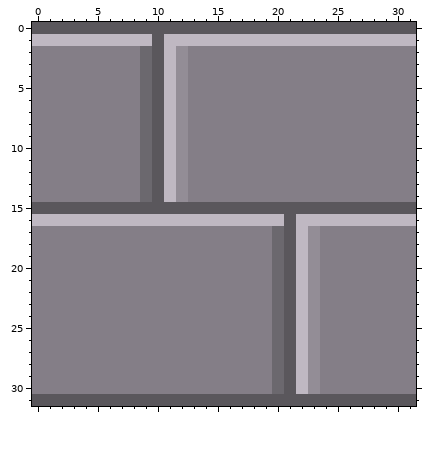
A pixel-art file gets an edit: Assets/Sprites/StoneMiddle.aseprite. Above: the version before the commit.
32x32 pixels, 1 frame.
And afterwards:
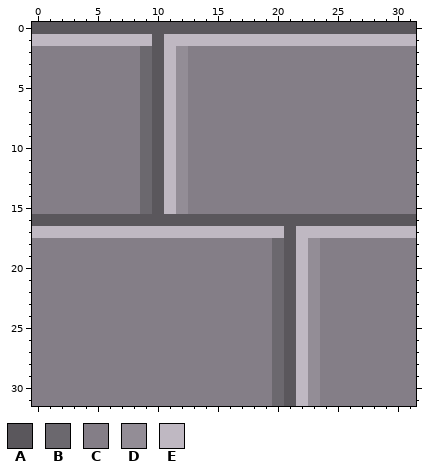
Palette (. is transparent): A #5a575c  B #6b686e  C #847e87  D #938d96  E #bfb8c2
Edits made:
y 15: x 0..9 AAAAAAAAAA -> CCCCCCCCCB; x 11..31 AAAAAAAAAAAAAAAAAAAAA -> EDCCCCCCCCCCCCCCCCCCC
y 16: x 0..20 EEEEEEEEEEEEEEEEEEEEE -> AAAAAAAAAAAAAAAAAAAAA; x 22..31 EEEEEEEEEE -> AAAAAAAAAA
y 17: x 0..20 CCCCCCCCCCCCCCCCCCCCB -> EEEEEEEEEEEEEEEEEEEEE; x 23..31 DCCCCCCCC -> EEEEEEEEE
y 31: x 0..20 AAAAAAAAAAAAAAAAAAAAA -> CCCCCCCCCCCCCCCCCCCCB; x 22..31 AAAAAAAAAA -> EDCCCCCCCC
Pixel boxes of the changes (left, top, right, bottom) in both pictures:
changed: (32, 202, 416, 238)
changed: (32, 394, 416, 406)
